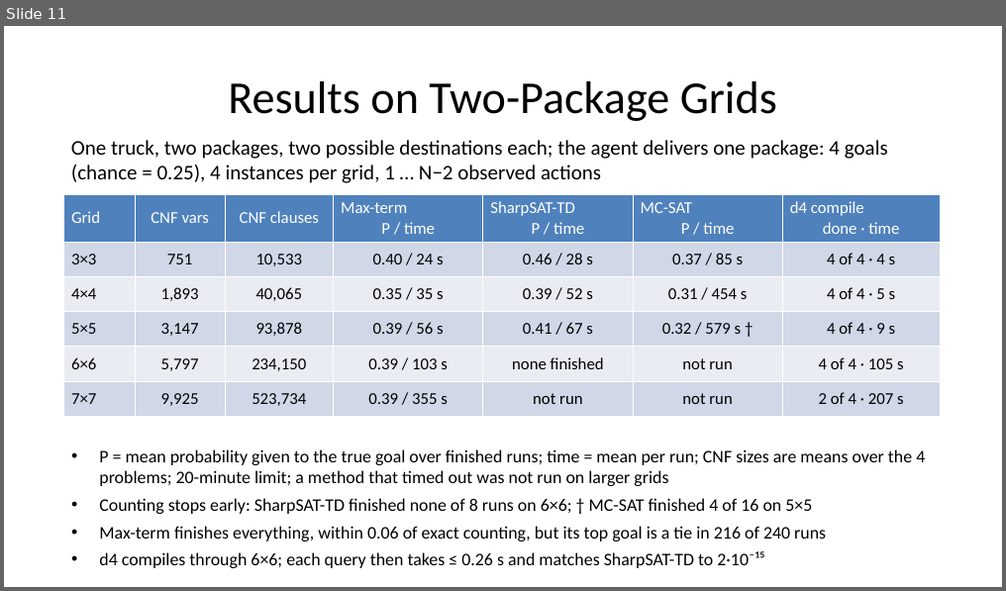
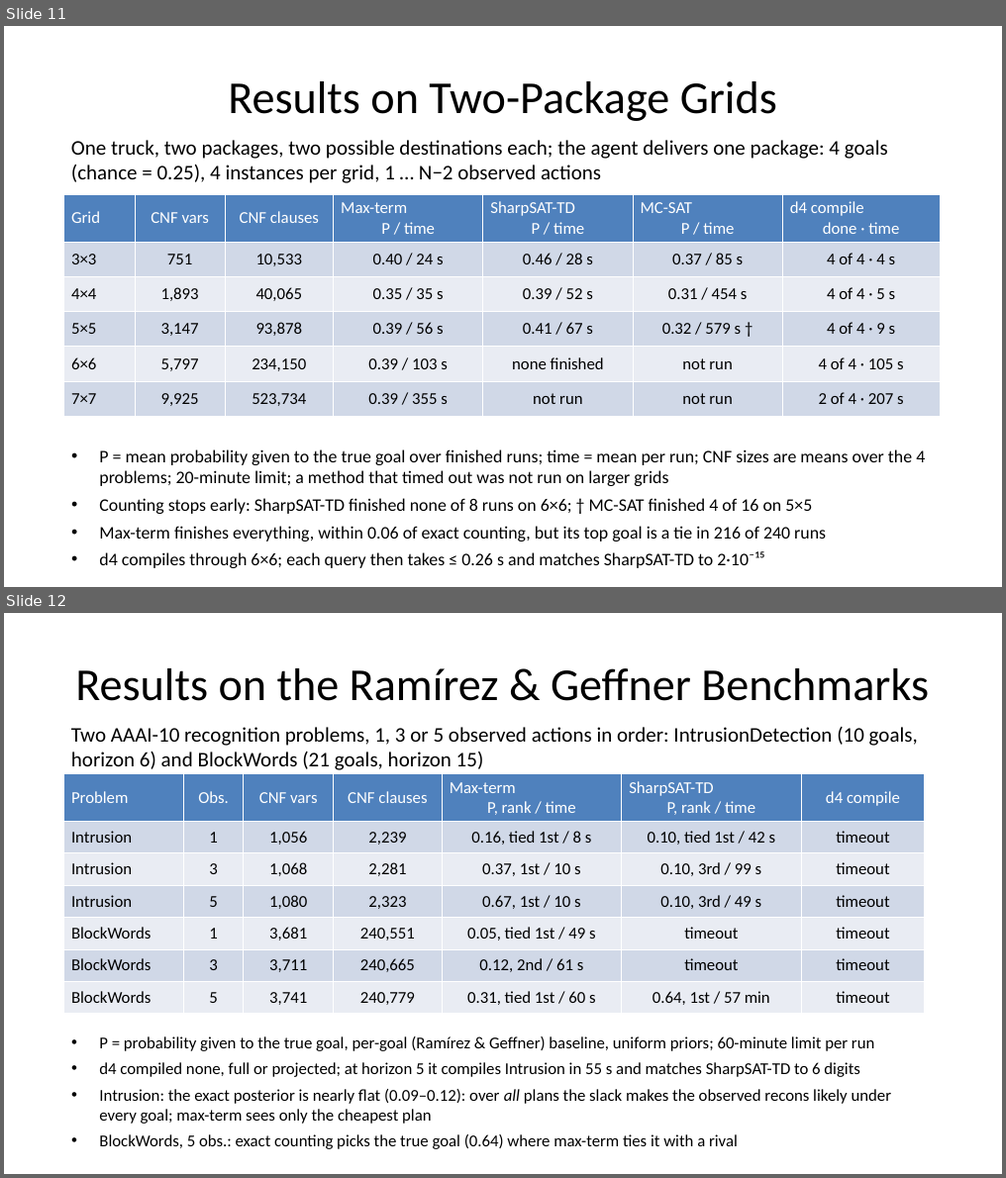
Before and after one commit to HenryKautz/CLARA-slides, a slide deck: CLARA-slides.pptx. Shown one above the other, each under a label of ours: slide 11 before the commit, slides 11 and 12 after it. The pictures are 1006x591 and 1006x1178 pixels, drawn with LibreOffice and Linux fonts; fonts in the diff are those of the drawing. Boxes give left, top, right and bottom in pixels: in the first picture for what was removed or moved away, otherwise in the second. Text is boxed around its words. In the diff, an @@ line names an element or a change of style, - is before the commit and + after.

```diff
--- a/CLARA-slides.pptx
+++ b/CLARA-slides.pptx
@@ slide 12 added at box(4, 613, 1002, 1174), background #FFFFFF @@
@@ title added at box(75, 668, 929, 701), 44 pt, text #000000 @@
+Results on the Ramírez & Geffner Benchmarks
@@ text added at box(71, 727, 918, 770), 20 pt, text #000000 @@
+Two AAAI-10 recognition problems, 1, 3 or 5 observed actions in order: IntrusionDetection (10 goals, horizon 6) and BlockWords (21 goals, horizon 15)
@@ table added at box(63, 774, 925, 1009), 7 rows, 7 columns @@
+Problem | Obs. | CNF vars | CNF clauses | Max-term P, rank / time | SharpSAT-TD P, rank / time | d4 compile
+Intrusion | 1 | 1,056 | 2,239 | 0.16, tied 1st / 8 s | 0.10, tied 1st / 42 s | timeout
+Intrusion | 3 | 1,068 | 2,281 | 0.37, 1st / 10 s | 0.10, 3rd / 99 s | timeout
+Intrusion | 5 | 1,080 | 2,323 | 0.67, 1st / 10 s | 0.10, 3rd / 49 s | timeout
+BlockWords | 1 | 3,681 | 240,551 | 0.05, tied 1st / 49 s | timeout | timeout
+BlockWords | 3 | 3,711 | 240,665 | 0.12, 2nd / 61 s | timeout | timeout
+BlockWords | 5 | 3,741 | 240,779 | 0.31, tied 1st / 60 s | 0.64, 1st / 57 min | timeout
@@ text added at box(99, 1037, 892, 1150), 16 pt, text #000000 @@
+• P = probability given to the true goal, per-goal (Ramírez & Geffner) baseline, uniform priors; 60-minute limit per run
+• d4 compiled none, full or projected; at horizon 5 it compiles Intrusion in 55 s and matches SharpSAT-TD to 6 digits
+• Intrusion: the exact posterior is nearly flat (0.09–0.12): over all plans the slack makes the observed recons likely under every goal; max-term sees only the cheapest plan
+• BlockWords, 5 obs.: exact counting picks the true goal (0.64) where max-term ties it with a rival
```
Also in this commit, not shown: 1 slide changed, 2 other files.
